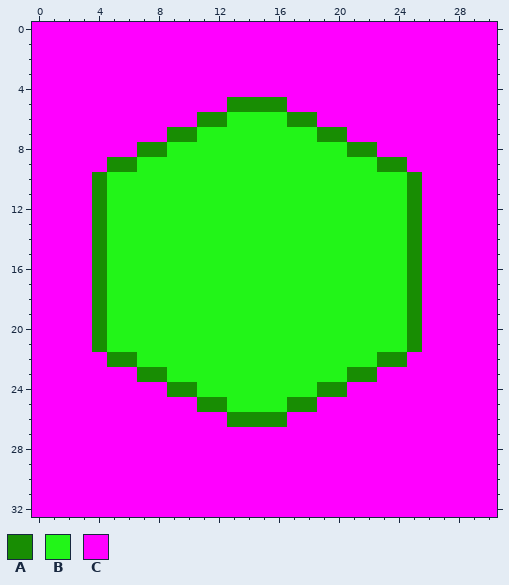
Two versions of one pixel-art sprite, cells/static/img/empty_edit_cell.png. The first picture shows the starting point.
The file is 31x33 pixels.
Palette (. is transparent): A #188d03  B #22f518  C #ff00ff
And afterwards:
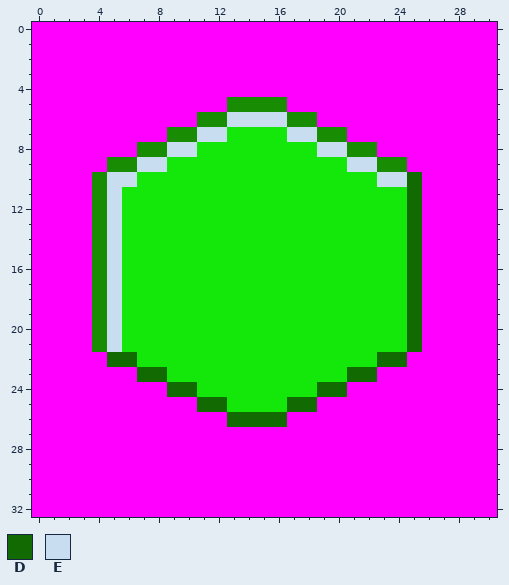
Colours new in this view: D #126a02  E #c9ddf1
Difference:
colour B: #22f518 -> #14e70a
y 6: x 13..16 BBBB -> EEEE
y 7: x 11..12 BB -> EE; x 17..18 BB -> EE
y 8: x 9..10 BB -> EE; x 19..20 BB -> EE
y 9: x 7..8 BB -> EE; x 21..22 BB -> EE
y 10: x 5..6 BB -> EE; x 23..25 BBA -> EED
y 11..21: x 5 B -> E; x 25 A -> D
y 22: x 5..6 AA -> DD; x 23..24 AA -> DD
y 23: x 7..8 AA -> DD; x 21..22 AA -> DD
y 24: x 9..10 AA -> DD; x 19..20 AA -> DD
y 25: x 11..12 AA -> DD; x 17..18 AA -> DD
y 26: x 13..16 AAAA -> DDDD
